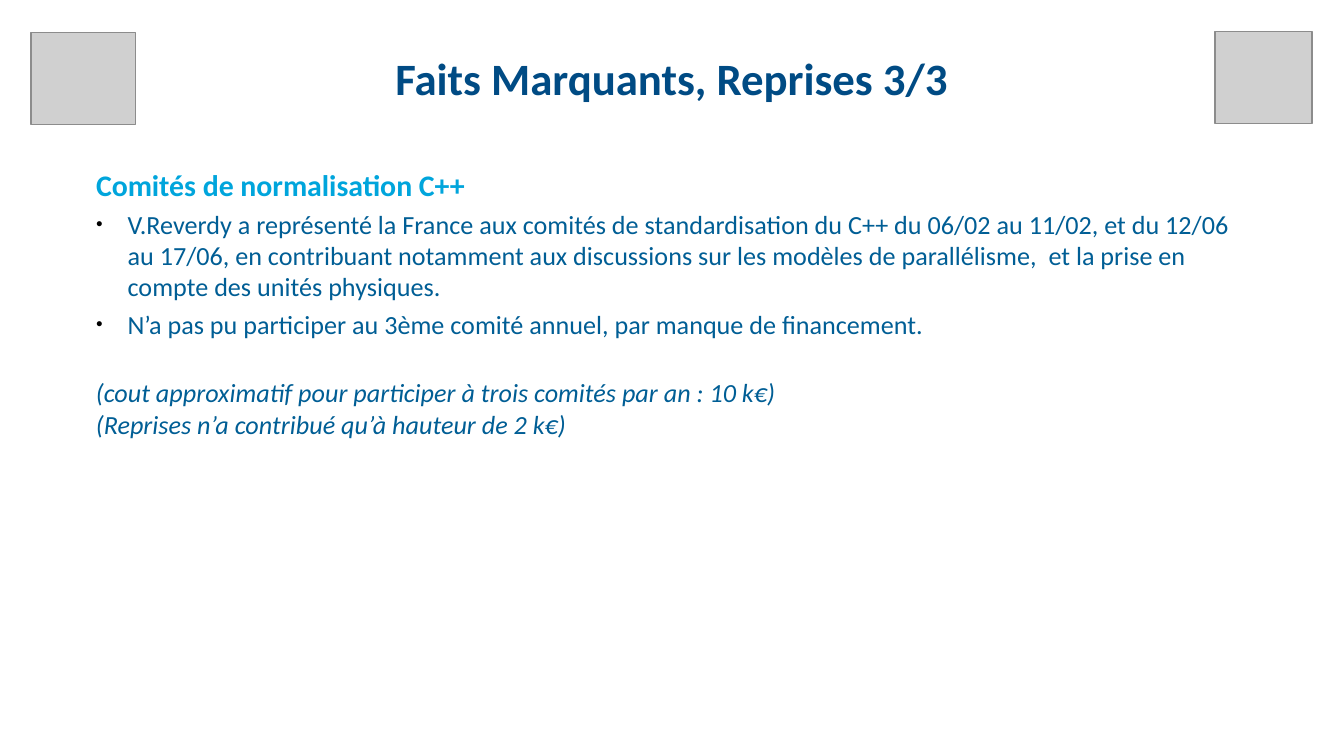
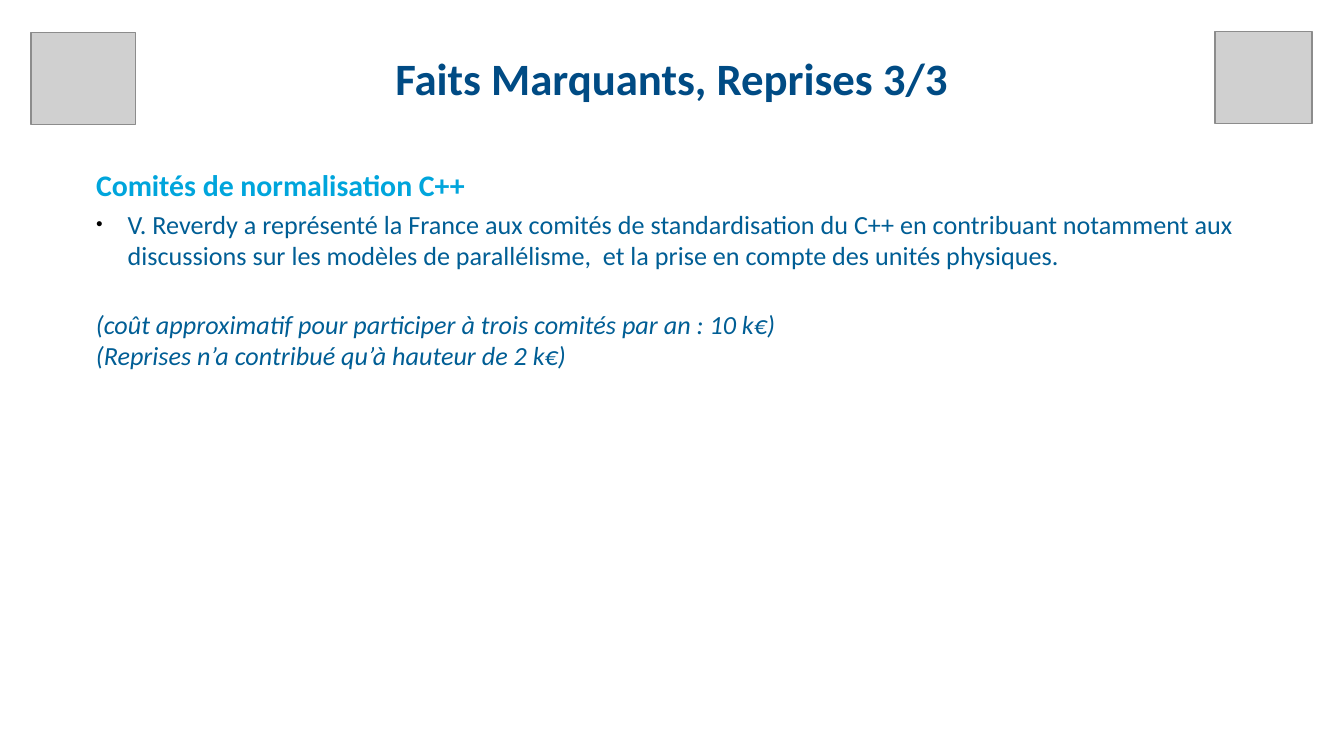
Before and after one commit to fjammes/misc, a slide deck: slide 9 of decalog/decalog-entretien-2024.odp. Drawn at 1344x756 pixels with LibreOffice and Linux fonts; fonts in the diff are those of the drawing; grey boxes stand for pictures. Boxes give left, top, right and bottom in pixels: in the first picture for what was removed or moved away, otherwise in the second. Text is boxed around its words. In the diff, an @@ line names an element or a change of style, - is before the commit and + after.

```diff
--- a/decalog/decalog-entretien-2024.odp
+++ b/decalog/decalog-entretien-2024.odp
@@ text at bbox=[96, 216, 1233, 370]: text changed @@
-● V.Reverdy a représenté la France aux comités de standardisation du C++ du 06/02 au 11/02, et du 12/06 au 17/06, en contribuant notamment aux discussions sur les modèles de parallélisme, et la prise en compte des unités physiques.
-● N’a pas pu participer au 3ème comité annuel, par manque de financement.
-(cout approximatif pour participer à trois comités par an : 10 k€)
-(Reprises n’a contribué qu’à hauteur de 2 k€)
+● V. Reverdy a représenté la France aux comités de standardisation du C++ en contribuant notamment aux discussions sur les modèles de parallélisme, et la prise en compte des unités physiques.
+(coût approximatif pour participer à trois comités par an : 10 k€)
+(Reprises n’a contribué qu’à hauteur de 2 k€)
```
Also in this commit, not shown: 11 other slides changed, 1 slide removed, 1 other file.
